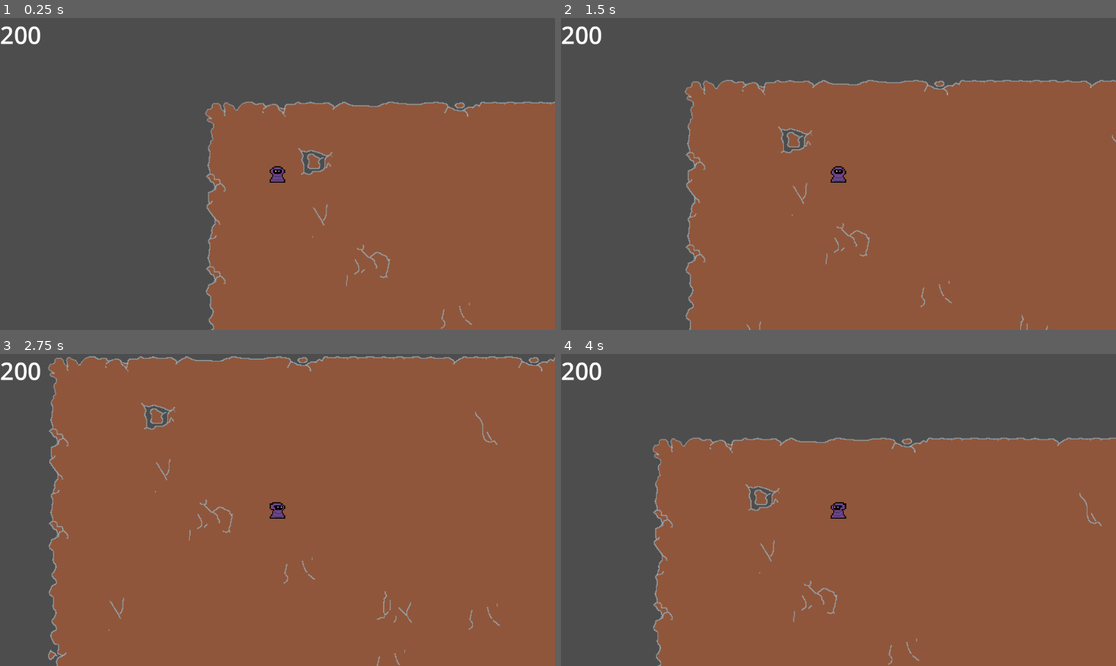
Above: before the commit, frames 1-4 (two rows, left to right).
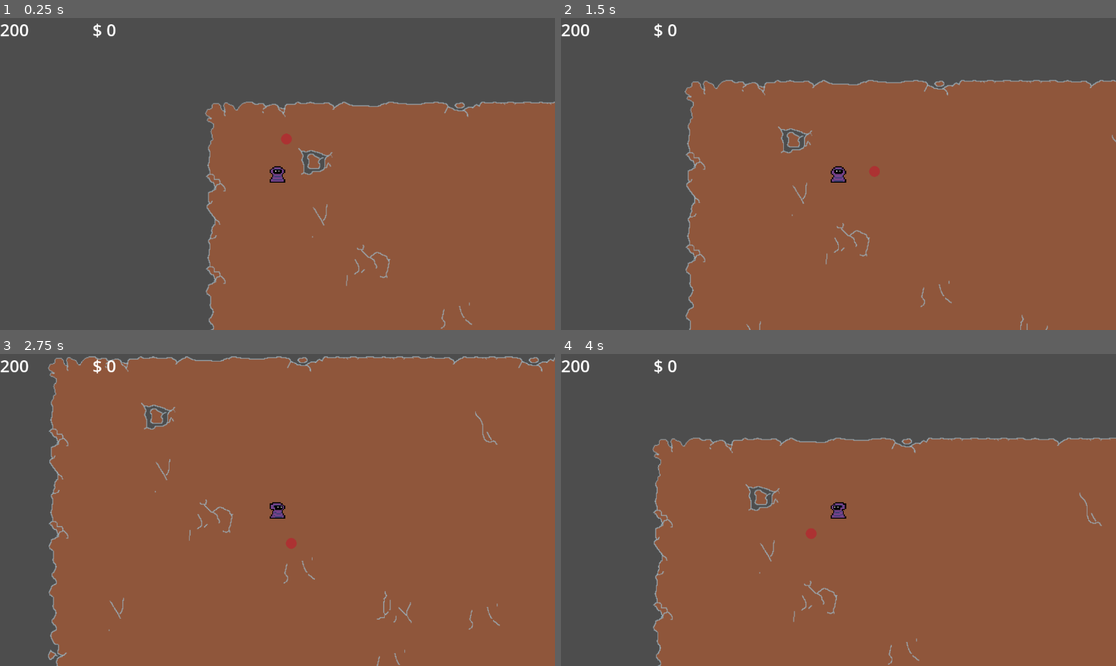
Above: after the commit, the same moments.

Repository: shlocko/tatolike
Game: Godot game, scene res://level.tscn
Same seed, same stepped clock (60 frames per second), same inputs: the game is played once before the commit and once after it.
Inputs (mouse positions are in pixels of both pictures, inside the frame that each line leads up to):
- Up to frame 1 (0.25 s): no input
- Up to frame 2 (1.5 s): tap Enter at 0.5, 0.6 s; move the mouse to (960, 158) at 0.52 s; hold D (move_right) 0.53-1.28 s; click (960, 158) at 0.67 s; move the mouse to (727, 189) at 1.27 s; hold S (move_down) from 1.28 s (still down); tap F at 1.35 s
- Up to frame 3 (2.75 s): move the mouse to (333, 441) at 2.02 s; release S (move_down) at 2.03 s; hold D (move_right) from 2.03 s (still down); tap Enter at 2.1 s
- Up to frame 4 (4 s): move the mouse to (810, 572) at 2.77 s; release D (move_right) at 2.78 s; hold W (move_up) 2.78-3.53 s; tap F at 2.85 s; click (810, 572) at 2.92 s; move the mouse to (1005, 556) at 3.52 s; hold A (move_left) from 3.53 s (still down); tap Enter at 3.6 s

The runs differ from the first frame. In frame 1, 0.4% of the frame differs, in the area x 0-53%, y 1-41%; in frame 2, 0.4%; in frame 3, 0.4%; in frame 4, 0.4%, in the area x 0-47%, y 1-60%.
Error before the commit: Parse Error: Too few arguments for "_initialize()" call. Expected at least 3 but received 2. (res://spells/fireball/fireball_factory.gd:11)

Commit message:
finished system for defining upgrades, added some samples

Diff:
--- a/global_state.gd
+++ b/global_state.gd
@@ -3,14 +3,19 @@
 const play_area = Vector2(1260, 740)
 var spells: Array[PackedScene]
 var spell_count: int
+var money: int
 
 
 # Called when the node enters the scene tree for the first time.
 func _ready() -> void:
-	for n in 6:
-		spells.append(preload("res://spells/fireball/fireball_factory.tscn"))
+	money = 0
+	for n in 1:
+		spells.append(preload("res://spells/circle_weapon/circle_factory.tscn"))
 	spell_count = spells.size()
 
 # Called every frame. 'delta' is the elapsed time since the previous frame.
 func _process(delta: float) -> void:
 	pass
+
+func mob_died(value: int):
+	money += value
--- a/hud.gd
+++ b/hud.gd
@@ -10,3 +10,4 @@
 func _process(delta: float) -> void:
 	$HP.text = str(get_tree().get_nodes_in_group("player")[0].health)
 	$HP.show()
+	$Money.text = str("$ ", GlobalState.money)
--- a/hud.tscn
+++ b/hud.tscn
@@ -8,5 +8,11 @@
 [node name="HP" type="Label" parent="."]
 offset_right = 40.0
 offset_bottom = 23.0
-theme_override_font_sizes/font_size = 50
+theme_override_font_sizes/font_size = 35
 text = "200"
+
+[node name="Money" type="Label" parent="."]
+offset_left = 192.0
+offset_right = 392.0
+offset_bottom = 69.0
+theme_override_font_sizes/font_size = 35
--- a/mob.gd
+++ b/mob.gd
@@ -2,6 +2,7 @@
 
 @export var speed: int
 @export var health: int
+@export var value: int
 
 
 # Called when the node enters the scene tree for the first time.
@@ -19,4 +20,5 @@
 	linear_velocity = velocity
 
 	if health <= 0:
+		GlobalState.mob_died(value)
 		queue_free()
--- a/mob.tscn
+++ b/mob.tscn
@@ -28,6 +28,7 @@
 script = ExtResource("1_6qas1")
 speed = 100
 health = 100
+value = 5
 metadata/_edit_group_ = true
 
 [node name="AnimatedSprite2D" type="AnimatedSprite2D" parent="."]
--- a/project.godot
+++ b/project.godot
@@ -18,6 +18,7 @@
 [autoload]
 
 GlobalState="*res://global_state.gd"
+Upgrades="*res://spells/upgrades.gd"
 
 [editor_plugins]
 
--- a/spells/fireball/fireball.gd
+++ b/spells/circle_weapon/circle.gd
@@ -4,12 +4,14 @@
 
 var active = false
 var velocity = Vector2.ZERO
-var stats: FireballStats
+var stats: CircleStats
+var pierce_health: int
 
 # Called when the node enters the scene tree for the first time.
 func _ready() -> void:
 	launch()
 	active = true
+	pierce_health = stats.pierce
 
 
 # Called every frame. 'delta' is the elapsed time since the previous frame.
@@ -34,8 +36,10 @@
 
 
 func _on_body_entered(body: Node2D) -> void:
-	var damage = stats.damage
+	var damage = (stats.damage + stats.damage_add) * stats.damage_mul
 	if(randf_range(0, 1) < stats.crit_chance):
 		damage *= stats.crit_mod
 	body.health -= damage
-	queue_free()
+	pierce_health -= 1
+	if pierce_health <= 0:
+		queue_free()
--- a/spells/fireball/fireball.tscn
+++ b/spells/circle_weapon/circle.tscn
@@ -1,19 +1,19 @@
 [gd_scene load_steps=4 format=3 uid="uid://b5ph70nh3r33u"]
 
-[ext_resource type="Script" path="res://spells/fireball/fireball.gd" id="1_ju4gf"]
-[ext_resource type="Texture2D" uid="uid://hu3rq4h7bcsf" path="res://art/redball.png" id="2_hrxy8"]
+[ext_resource type="Script" path="res://spells/circle_weapon/circle.gd" id="1_4pfek"]
+[ext_resource type="Texture2D" uid="uid://hu3rq4h7bcsf" path="res://art/redball.png" id="2_3y3vt"]
 
 [sub_resource type="CircleShape2D" id="CircleShape2D_n2xva"]
 radius = 7.0
 
-[node name="fireball" type="Area2D"]
-script = ExtResource("1_ju4gf")
+[node name="circle" type="Area2D"]
+script = ExtResource("1_4pfek")
 metadata/_edit_group_ = true
 
 [node name="Sprite2D" type="Sprite2D" parent="."]
 texture_filter = 1
 scale = Vector2(0.5, 0.5)
-texture = ExtResource("2_hrxy8")
+texture = ExtResource("2_3y3vt")
 
 [node name="CollisionShape2D" type="CollisionShape2D" parent="."]
 shape = SubResource("CircleShape2D_n2xva")
--- a/spells/fireball/fireball_factory.gd
+++ b/spells/circle_weapon/circle_factory.gd
@@ -1,22 +1,24 @@
 extends SpellFactory
 
 @export var spell: PackedScene
-var stats: FireballStats
+var stats: CircleStats
+var upgrades: Array[int] = []
 
 
 # Called when the node enters the scene tree for the first time.
 func _ready() -> void:
-	stats = FireballStats.new()
-	set_attack_speed(randf_range(0.5, 1.0))
-	stats.damage = Stat.new()._initialize(50, 10)
-	stats.range = Stat.new()._initialize(500, 10)
-	stats.explosive = Stat.new()._initialize(false, 100)
+	stats = CircleStats.new()
+	set_attack_speed(1.0)
+	stats.damage = 50
+	stats.range = 500
+	stats.explosive = false
 	stats.explosion_radius = 0.0
 	stats.explosion_mod = 1.0
 	stats.projectile_speed = 400
 	stats.crit_chance = 0.1
 	stats.crit_mod = 2.0
-	print(stats.get_dict())
+	stats.pierce = 1
+	add_upgrade(202)
 
 
 # Called every frame. 'delta' is the elapsed time since the previous frame.
@@ -33,10 +35,15 @@
 func _on_attack_timer_timeout() -> void:
 	if get_tree().get_nodes_in_group("mobs").filter(func(mob: RigidBody2D): return global_position.distance_to(mob.position) <= stats.range).size() > 0:
 		spawn_fireball()
+		hide()
+		await get_tree().create_timer($attackTimer.wait_time / 2).timeout
+		show()
 
-func set_attack_speed(time: float):
-	stats.attack_speed = time
-	$attackTimer.wait_time = time
+func set_attack_speed(aps: float):
+	stats.attack_speed = aps
+	$attackTimer.wait_time = 1/aps
+	print(str("aps ", aps))
+	print(str("time ", 1/aps))
 
 
 # Example to loop properties
@@ -47,3 +54,10 @@
 			var name = prop.name
 			var value = obj.get(name)
 			print(name, ": ", value)
+
+func add_upgrade(upgrade_id: int):
+	upgrades.append(upgrade_id)
+	var upgrade = Upgrades.get_upgrade("circle", upgrade_id)
+	stats = upgrade.stats_mod.call(stats)
+	set_attack_speed((stats.attack_speed+stats.attack_speed_add) * stats.attack_speed_mul)
+	print(upgrades)
--- /dev/null
+++ b/spells/circle_weapon/circle_factory.tscn
@@ -0,0 +1,20 @@
+[gd_scene load_steps=4 format=3 uid="uid://bfid56s5dalsv"]
+
+[ext_resource type="Script" path="res://spells/circle_weapon/circle_factory.gd" id="1_ng33o"]
+[ext_resource type="PackedScene" uid="uid://b5ph70nh3r33u" path="res://spells/circle_weapon/circle.tscn" id="2_5wped"]
+[ext_resource type="Texture2D" uid="uid://hu3rq4h7bcsf" path="res://art/redball.png" id="3_calvb"]
+
+[node name="CircleFactory" type="Marker2D"]
+script = ExtResource("1_ng33o")
+spell = ExtResource("2_5wped")
+metadata/_edit_group_ = true
+
+[node name="Sprite2D" type="Sprite2D" parent="."]
+scale = Vector2(0.5, 0.5)
+texture = ExtResource("3_calvb")
+
+[node name="attackTimer" type="Timer" parent="."]
+wait_time = 0.5
+autostart = true
+
+[connection signal="timeout" from="attackTimer" to="." method="_on_attack_timer_timeout"]
--- /dev/null
+++ b/spells/circle_weapon/circle_stats.gd
@@ -0,0 +1,14 @@
+extends Stats
+
+class_name CircleStats
+
+
+func get_dict():
+	var props = self.get_property_list()
+	var dict = {}
+	for prop in props:
+		if prop.usage & PROPERTY_USAGE_SCRIPT_VARIABLE:
+			var name = prop.name
+			var value = self.get(name)
+			dict[name] = value
+	return dict
--- a/spells/fireball/fireball_factory.tscn
+++ /dev/null
@@ -1,20 +0,0 @@
-[gd_scene load_steps=4 format=3 uid="uid://bfid56s5dalsv"]
-
-[ext_resource type="Script" path="res://spells/fireball/fireball_factory.gd" id="1_qp0da"]
-[ext_resource type="PackedScene" uid="uid://b5ph70nh3r33u" path="res://spells/fireball/fireball.tscn" id="2_jkmob"]
-[ext_resource type="Texture2D" uid="uid://hu3rq4h7bcsf" path="res://art/redball.png" id="3_vjcyv"]
-
-[node name="FireballFactory" type="Marker2D"]
-script = ExtResource("1_qp0da")
-spell = ExtResource("2_jkmob")
-metadata/_edit_group_ = true
-
-[node name="Sprite2D" type="Sprite2D" parent="."]
-scale = Vector2(0.5, 0.5)
-texture = ExtResource("3_vjcyv")
-
-[node name="attackTimer" type="Timer" parent="."]
-wait_time = 0.5
-autostart = true
-
-[connection signal="timeout" from="attackTimer" to="." method="_on_attack_timer_timeout"]
--- a/spells/fireball/fireball_stats.gd
+++ /dev/null
@@ -1,23 +0,0 @@
-extends Node
-
-class_name FireballStats
-
-var attack_speed: Stat
-var range: Stat
-var damage: Stat
-var explosive: bool
-var explosion_radius: Stat
-var explosion_mod: Stat
-var projectile_speed: Stat
-var crit_chance: Stat
-var crit_mod: Stat
-
-func get_dict():
-	var props = self.get_property_list()
-	var dict = {}
-	for prop in props:
-		if prop.usage & PROPERTY_USAGE_SCRIPT_VARIABLE:
-			var name = prop.name
-			var value = self.get(name)
-			dict[name] = value
-	return dict
--- a/spells/fireball/fireball_upgrades.gd
+++ /dev/null
@@ -1,3 +0,0 @@
-extends Node
-
-class_name FireballUpgrades
--- /dev/null
+++ b/spells/stats.gd
@@ -0,0 +1,36 @@
+extends Node
+
+class_name Stats
+
+var attack_speed: float
+var range: float
+var damage: float
+var explosive: bool
+var explosion_radius: float
+var explosion_mod: float
+var projectile_speed: float
+var crit_chance: float
+var crit_mod: float
+var pierce: int
+
+
+# Additive upgrades
+var attack_speed_add: float = 0.0
+var range_add: float = 0.0
+var damage_add: float = 0.0
+var explosion_radius_add: float = 0.0
+var explosion_mod_add: float = 0.0
+var projectile_speed_add: float = 0.0
+var crit_chance_add: float = 0.0
+var crit_mod_add: float = 0.0
+var pierce_add: int = 0
+
+# Multiplicative upgrades
+var attack_speed_mul: float = 1.0
+var range_mul: float = 1.0
+var damage_mul: float = 1.0
+var explosion_radius_mul: float = 1.0
+var explosion_mod_mul: float = 1.0
+var projectile_speed_mul: float = 1.0
+var crit_chance_mul: float = 1.0
+var crit_mod_mul: float = 1.0
--- /dev/null
+++ b/spells/upgrade.gd
@@ -0,0 +1,18 @@
+extends Node
+
+class_name Upgrade
+
+var upgrade_name: String
+var id: int
+var upgrade_text: String
+var price: int
+var relies_on: Array[int]
+
+var stats_mod: Callable = func (stats) -> Variant:
+	return stats
+
+func _init(name: String, id: int, text: String, price: int):
+	upgrade_name = name
+	self.id = id
+	upgrade_text = text
+	self.price = price
--- /dev/null
+++ b/spells/upgrades.gd
@@ -0,0 +1,197 @@
+extends Node
+
+var registry: Dictionary = {}
+
+func get_upgrade(spell_name: String, upgrade_id: int) -> Upgrade:
+	return registry.get(spell_name).get(upgrade_id)
+
+func get_all_from_spell(spell_name: String) -> Dictionary:
+	return registry.get(spell_name)
+
+func _ready():
+	create_circle_upgrades()
+	print(get_all_from_spell("circle"))
+
+func create_circle_upgrades():
+	var upgrades := {}
+	# -------------------------------
+	# Demolitionist Path (Explosions)
+	# -------------------------------
+	var combustion_core: Upgrade = Upgrade.new("Combustion Core", 100, "Enables explosions for Circle.", 25)
+	combustion_core.stats_mod = func(stats: CircleStats) -> CircleStats:
+		stats.explosive = true
+		return stats
+	upgrades[combustion_core.id] = combustion_core
+
+	var explosive_growth: Upgrade = Upgrade.new("Explosive Growth", 101, "Explosion radius increased by 30%.", 40)
+	explosive_growth.relies_on = [100]
+	explosive_growth.stats_mod = func(stats: CircleStats) -> CircleStats:
+		stats.explosion_radius_mul += 0.3
+		return stats
+	upgrades[explosive_growth.id] = explosive_growth
+
+	var boom_core: Upgrade = Upgrade.new("Boom Core", 102, "Explosion damage increased by +0.2.", 45)
+	boom_core.relies_on = [100]
+	boom_core.stats_mod = func(stats: CircleStats) -> CircleStats:
+		stats.explosion_mod_add += 0.2
+		return stats
+	upgrades[boom_core.id] = boom_core
+
+	var crater_maker: Upgrade = Upgrade.new("Crater Maker", 103, "Explosion radius increased by 40.", 50)
+	crater_maker.relies_on = [100]
+	crater_maker.stats_mod = func(stats: CircleStats) -> CircleStats:
+		stats.explosion_radius_add += 40
+		return stats
+	upgrades[crater_maker.id] = crater_maker
+
+	var combustive_charge: Upgrade = Upgrade.new("Combustive Charge", 104, "Explosion damage increased by 25%.", 70)
+	combustive_charge.relies_on = [100, 101]
+	combustive_charge.stats_mod = func(stats: CircleStats) -> CircleStats:
+		stats.explosion_mod_mul += 0.25
+		return stats
+	upgrades[combustive_charge.id] = combustive_charge
+
+	var heavy_circle: Upgrade = Upgrade.new("Heavy Circle", 105, "Increases your damage by 50.", 60)
+	heavy_circle.relies_on = [100]
+	heavy_circle.stats_mod = func(stats: CircleStats) -> CircleStats:
+		stats.damage_add += 50
+		return stats
+	upgrades[heavy_circle.id] = heavy_circle
+
+	# -------------------------------
+	# Rapid Caster Path
+	# -------------------------------
+
+	var speed_slinger: Upgrade = Upgrade.new("Speed Slinger", 200, "Attack speed improved by 10%.", 15)
+	speed_slinger.stats_mod = func(stats: CircleStats) -> CircleStats:
+		stats.attack_speed_mul += 0.1
+		return stats
+	upgrades[speed_slinger.id] = speed_slinger
+
+	var quicksilver_core: Upgrade = Upgrade.new("Quicksilver Core", 201, "Projectile speed increased by 150.", 20)
+	quicksilver_core.stats_mod = func(stats: CircleStats) -> CircleStats:
+		stats.projectile_speed_add += 150
+		return stats
+	upgrades[quicksilver_core.id] = quicksilver_core
+
+	var overclocked_casting: Upgrade = Upgrade.new("Overclocked Casting", 202, "Boosts attack speed but reduces damage.", 30)
+	overclocked_casting.stats_mod = func(stats: CircleStats) -> CircleStats:
+		stats.attack_speed_mul += 0.3
+		stats.damage_mul -= 0.15
+		return stats
+	upgrades[overclocked_casting.id] = overclocked_casting
+
+	var snapfire_coil: Upgrade = Upgrade.new("Snapfire Coil", 203, "Attack speed increased by 0.1.", 50)
+	snapfire_coil.relies_on = [202]
+	snapfire_coil.stats_mod = func(stats: CircleStats) -> CircleStats:
+		stats.attack_speed_add += 0.1
+		return stats
+	upgrades[snapfire_coil.id] = snapfire_coil
+
+	var velocity_matrix: Upgrade = Upgrade.new("Velocity Matrix", 204, "Projectile speed increased by 25%.", 60)
+	velocity_matrix.relies_on = [202]
+	velocity_matrix.stats_mod = func(stats: CircleStats) -> CircleStats:
+		stats.projectile_speed_mul += 0.25
+		return stats
+	upgrades[velocity_matrix.id] = velocity_matrix
+
+	# -------------------------------
+	# Precision Path
+	# -------------------------------
+
+	var sharpened_circles: Upgrade = Upgrade.new("Sharpened Circles", 300, "Crit chance increased by 10%.", 20)
+	sharpened_circles.stats_mod = func(stats: CircleStats) -> CircleStats:
+		stats.crit_chance_add += 0.1
+		return stats
+	upgrades[sharpened_circles.id] = sharpened_circles
+
+	var lance_trajectory: Upgrade = Upgrade.new("Lance Trajectory", 301, "Range increased by 200.", 20)
+	lance_trajectory.stats_mod = func(stats: CircleStats) -> CircleStats:
+		stats.range_add += 200
+		return stats
+	upgrades[lance_trajectory.id] = lance_trajectory
+
+	var true_strike: Upgrade = Upgrade.new("True Strike", 302, "Crit multiplier increased by +0.5.", 35)
+	true_strike.stats_mod = func(stats: CircleStats) -> CircleStats:
+		stats.crit_mod_add += 0.5
+		return stats
+	upgrades[true_strike.id] = true_strike
+
+	var deadeye_core: Upgrade = Upgrade.new("Deadeye Core", 303, "Crit multiplier increased by 25%.", 65)
+	deadeye_core.relies_on = [302]
+	deadeye_core.stats_mod = func(stats: CircleStats) -> CircleStats:
+		stats.crit_mod_mul += 0.25
+		return stats
+	upgrades[deadeye_core.id] = deadeye_core
+
+	var sniper_poise: Upgrade = Upgrade.new("Sniper's Poise", 304, "Range increased by 20%.", 60)
+	sniper_poise.relies_on = [302]
+	sniper_poise.stats_mod = func(stats: CircleStats) -> CircleStats:
+		stats.range_mul += 0.2
+		return stats
+	upgrades[sniper_poise.id] = sniper_poise
+
+	# -------------------------------
+	# Balanced Focus Path
+	# -------------------------------
+
+	var stable_circle: Upgrade = Upgrade.new("Stable Circle", 400, "Range increased by 100.", 15)
+	stable_circle.stats_mod = func(stats: CircleStats) -> CircleStats:
+		stats.range_add += 100
+		return stats
+	upgrades[stable_circle.id] = stable_circle
+
+	var efficient_coating: Upgrade = Upgrade.new("Efficient Coating", 401, "Projectile speed increased by 75.", 15)
+	efficient_coating.stats_mod = func(stats: CircleStats) -> CircleStats:
+		stats.projectile_speed_add += 75
+		return stats
+	upgrades[efficient_coating.id] = efficient_coating
+
+	var hardened_core: Upgrade = Upgrade.new("Hardened Core", 402, "Crit chance increased by 5%.", 15)
+	hardened_core.stats_mod = func(stats: CircleStats) -> CircleStats:
+		stats.crit_chance_add += 0.05
+		return stats
+	upgrades[hardened_core.id] = hardened_core
+
+	var core_sync: Upgrade = Upgrade.new("Core Sync", 403, "Attack speed increased by 0.05.", 25)
+	core_sync.stats_mod = func(stats: CircleStats) -> CircleStats:
+		stats.attack_speed_add += 0.05
+		return stats
+	upgrades[core_sync.id] = core_sync
+
+	var refined_edges: Upgrade = Upgrade.new("Refined Edges", 404, "Damage increased by 10%.", 45)
+	refined_edges.relies_on = [403]
+	refined_edges.stats_mod = func(stats: CircleStats) -> CircleStats:
+		stats.damage_mul += 0.1
+		return stats
+	upgrades[refined_edges.id] = refined_edges
+
+	# -------------------------------
+	# Piercing Path
+	# -------------------------------
+
+	var piercing_runes: Upgrade = Upgrade.new("Piercing Runes", 500, "Projectiles pierce +1 target.", 20)
+	piercing_runes.stats_mod = func(stats: CircleStats) -> CircleStats:
+		stats.piercing += 1
+		return stats
+	upgrades[piercing_runes.id] = piercing_runes
+
+	var core_needle: Upgrade = Upgrade.new("Core Needle", 501, "Projectiles pierce +1 target.", 25)
+	core_needle.stats_mod = func(stats: CircleStats) -> CircleStats:
+		stats.piercing += 1
+		return stats
+	upgrades[core_needle.id] = core_needle
+
+	var arc_drill: Upgrade = Upgrade.new("Arc Drill", 502, "Projectiles pierce +2 targets.", 40)
+	arc_drill.stats_mod = func(stats: CircleStats) -> CircleStats:
+		stats.piercing += 2
+		return stats
+	upgrades[arc_drill.id] = arc_drill
+
+	var layerbreaker: Upgrade = Upgrade.new("Layerbreaker", 503, "Projectiles pierce +3 targets.", 60)
+	layerbreaker.stats_mod = func(stats: CircleStats) -> CircleStats:
+		stats.piercing += 3
+		return stats
+	upgrades[layerbreaker.id] = layerbreaker
+
+	registry["circle"] = upgrades
--- a/spells/utils/stat.gd
+++ /dev/null
@@ -1,12 +0,0 @@
-extends Node
-
-class_name Stat
-
-var value
-var upgrade_cost: float
-var level: int
-
-func _initialize(value, upgrade_cost: float, cost_mult: float, level: int = 0):
-	self.value = value
-	self.upgrade_cost = upgrade_cost
-	self.level = level
